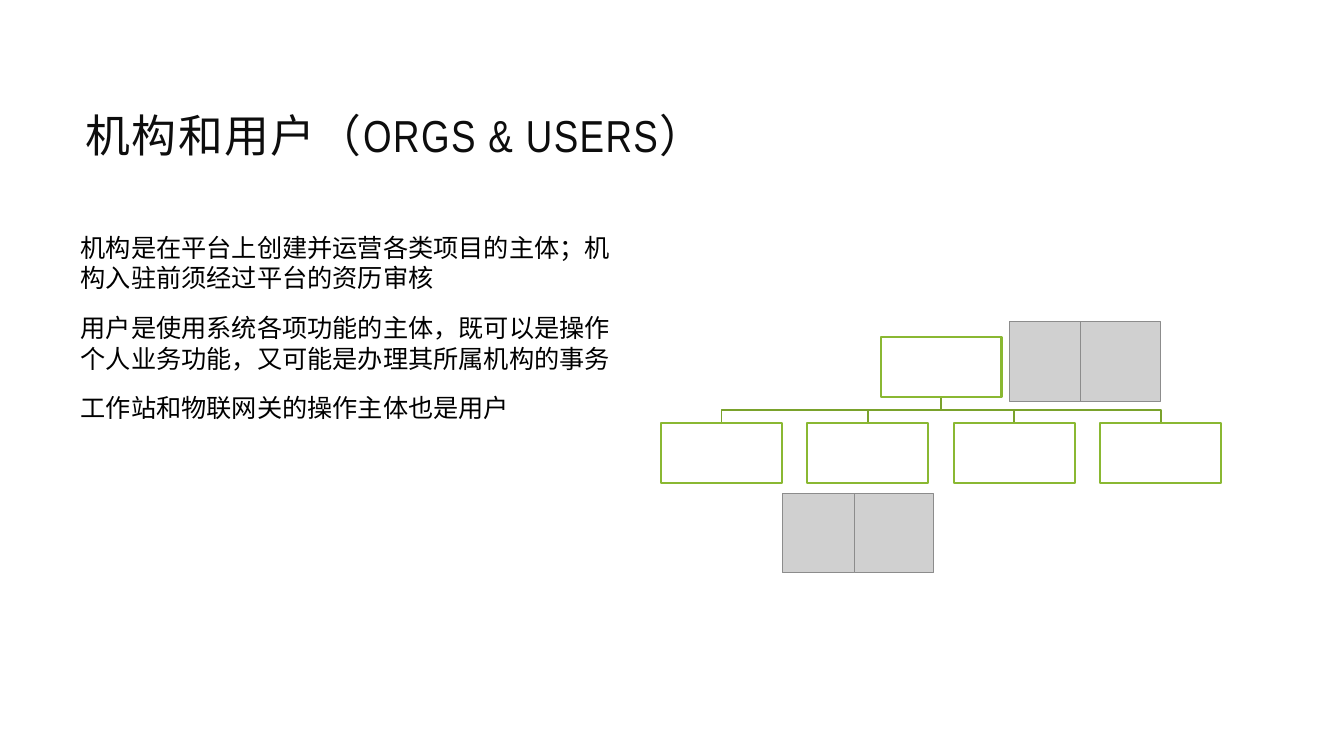
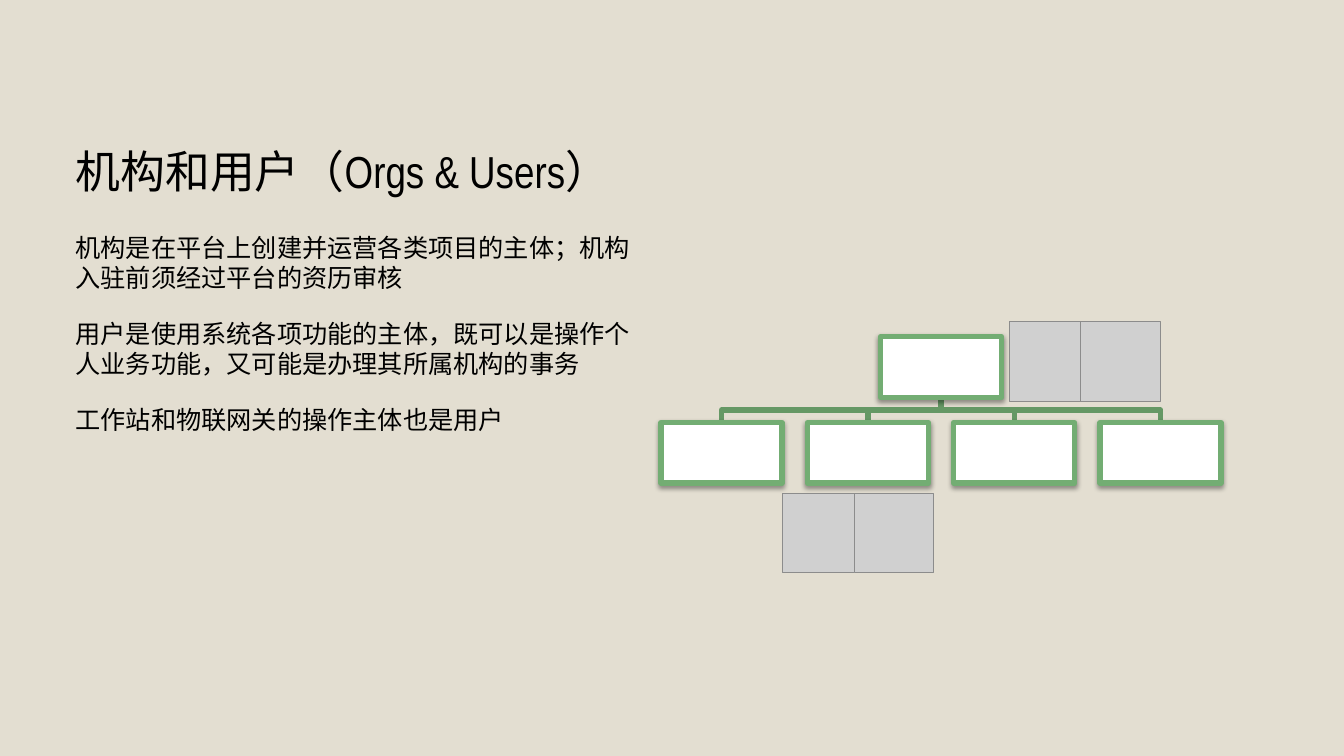
Before and after one commit to jzgi/chainfx, a slide deck: slide 8 of Docs/品链框架.pptx (slide 9 before the commit). Drawn at 1344x756 pixels with LibreOffice and Linux fonts; fonts in the diff are those of the drawing; grey boxes stand for pictures. Boxes give left, top, right and bottom in pixels: in the first picture for what was removed or moved away, otherwise in the second. Text is boxed around its words. In the diff, an @@ line names an element or a change of style, - is before the commit and + after.

```diff
--- a/Docs/品链框架.pptx
+++ b/Docs/品链框架.pptx
@@ background #FFFFFF to #E3DED1 @@
@@ title "机构和用户（Orgs & Users）" at bbox=[76, 150, 610, 198]: vertical alignment middle to bottom @@
@@ title at bbox=[76, 150, 610, 198]: text changed; text colour #0D0D0D to #000000 @@
-机构和用户（ORGS & USERS）
+机构和用户（Orgs & Users）
@@ text "机构是在平台上创建并运营各类项目的主体；机构入驻前须经过平台的资历审核" at bbox=[76, 235, 630, 431]: more space between paragraphs @@
@@ outline #7BA32D 1.25 pt to #669966 3.78 pt in 4 elements at bbox=[942, 397, 1162, 422], bbox=[942, 397, 1015, 422], bbox=[868, 397, 942, 422], bbox=[722, 397, 942, 422] @@
@@ outline #8BB833 1.5 pt to #73AD73 3.82 pt; shadow on in 5 elements at bbox=[881, 337, 1002, 397], bbox=[661, 422, 782, 483], bbox=[808, 422, 929, 483], bbox=[954, 422, 1075, 483], bbox=[1101, 422, 1222, 483] @@
```
Also in this commit, not shown: 4 other slides changed, 3 slides added, 16 slides removed, 1 other file.
